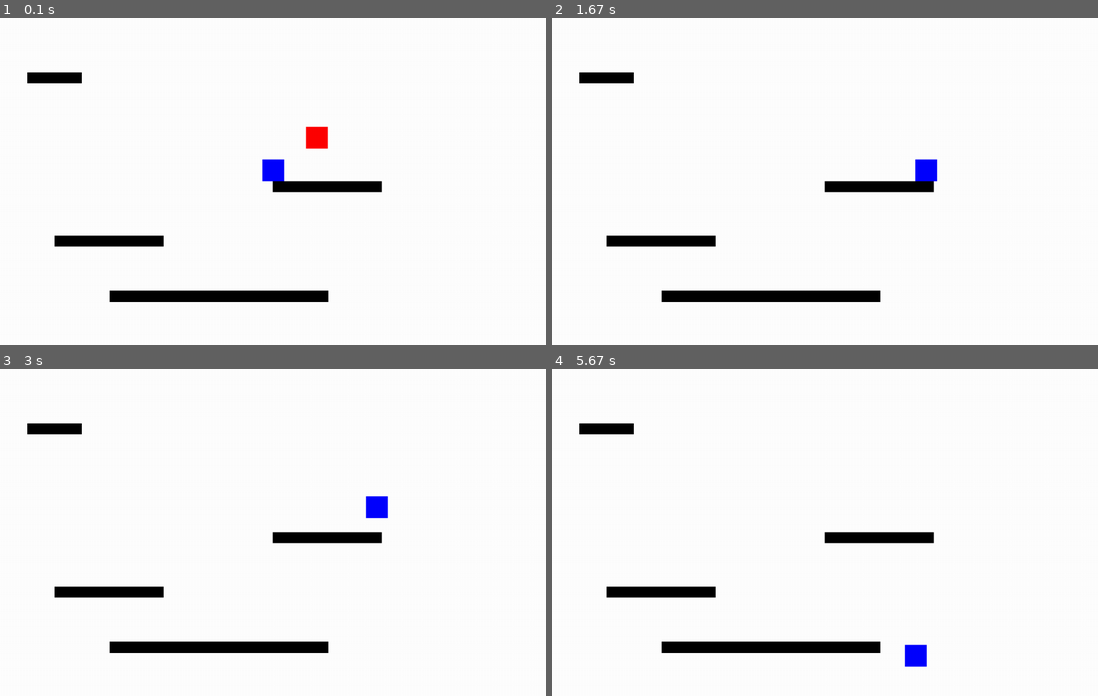
Above: before the commit, frames 1-4 (two rows, left to right).
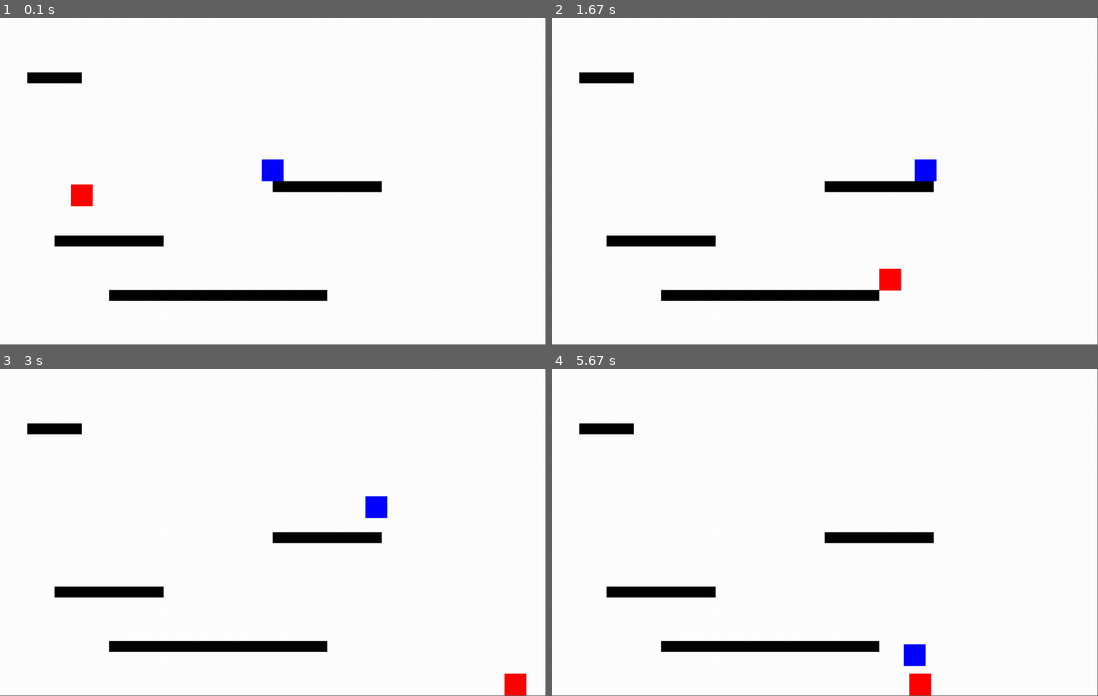
Above: after the commit, the same moments.

Repository: Deadpooldomlno/projet_pygame
Game: pygame game, started from projet v2/main.py
Same seed, same stepped clock (60 frames per second), same inputs: the game is played once before the commit and once after it.
Inputs:
- Up to frame 1 (0.1 s): no input
- Up to frame 2 (1.67 s): hold Right 0.33-0.8 s; hold Right 0.83-1.3 s; tap Space at 0.9, 1.2, 1.4 s; hold Left from 1.33 s (still down)
- Up to frame 3 (3 s): tap Space at 1.7, 1.97, 2.27, 2.4, 2.7 s; release Left at 1.87 s; hold Left 1.9-2.3 s; hold Right 2.33-2.97 s
- Up to frame 4 (5.67 s): hold Left 3-3.47 s; tap Space at 3.07, 3.37, 3.57, 3.87, 4.07, 4.37, 4.57, 4.87, 5.13, 5.43, 5.57 s; hold Right 3.5-3.97 s; hold Right 4-4.47 s; hold Left 4.5-5.03 s; hold Left 5.07-5.47 s; hold Right from 5.5 s (still down)
In our replay, the window is 900x540 before the commit and 899x539 after it. These sizes can differ from the game's own. Grey fills any space a smaller window leaves; there, only what the larger window draws over its background counts as a difference.

The runs differ from the first frame. In frame 1, 0.9% of the frame differs, in the area x 12-61%, y 33-87%; in frame 2, 0.6%; in frame 3, 0.6%; in frame 4, 0.7%.

Commit message:
Add files via upload

Diff:
--- a/projet v2/ennemy.py
+++ b/projet v2/ennemy.py
@@ -3,46 +3,87 @@
 
 class Ennemy:
 
-    def __init__(self,game,x,y,d):
+    def __init__(self,game,x1,x2,y):
         self.game = game
         self.surf = pygame.Surface((40,40))
         self.surf.fill((255,0,0))
         self.rect = self.surf.get_rect()
-        self.rect.x = x
+        self.rect.x = x1
         self.rect.y = y
-        self.d = d
-        self.depart_x = x
-        self.depart_y = y
-        self.pv = 100
-        self.damage = 25
+
+        self.x1 = x1
+        self.x2 = x2
+
         self.vx = 0
         self.vy = 0
-        self.vitesse_deplacement  = 5
-        self.direction = 1
+        self.vitesse_deplacement = 5
 
-    def update(self,d):
+    def deplacer_gauche(self):
+        self.vx = -self.vitesse_deplacement
+
+    def deplacer_droite(self):
+        self.vx = self.vitesse_deplacement
+
+    def degat(self):
+        pass
+
+    def update(self,plateformes,players):
+        if self.rect.x <= self.x2:
+            self.deplacer_droite()
+        #if self.rect.x >= self.x1:
+            #self.deplacer_gauche()
+
+
         self.vy += self.game.gravite
         self.vy = min(self.vy, self.game.vitesse_max_chute)
 
         self.rect.x += self.vx
 
-        if self.rect.x < self.rect.x + self.d:
-            self.vx += self.vitesse_deplacement
-        else:
-            self.direction = -self.direction
+        #detection horizontale ennemi - plateforme
+        for plateforme in plateformes:
+            if self.rect.colliderect(plateforme):
+                if self.vx > 0:
+                    self.rect.right = plateforme.left
+                    self.deplacer_gauche()
+                elif self.vx < 0:
+                    self.rect.left = plateforme.right
+                    self.deplacer_droite()
 
-        if self.rect.x > self.depart_x:
-            self.vx += self.vitesse_deplacement
-        else:
-            self.direction = -self.direction
+        if self.rect.left < 0:
+            self.rect.left = 0
+            self.deplacer_droite()
+        elif self.rect.right > self.game.w:
+            self.rect.right = self.game.w
+            self.deplacer_gauche()
 
+        self.rect.y += self.vy
 
-        """
-        self.vx += self.vitesse_deplacement * self.direction
-        if self.direction<0:
-            if self.rect.x <= self.depart_x:
-                self.direction = -self.direction
-        else:
-            if self.rect.x >= self.rect.x+d:
-                self.direction = -self.direction
-        """
+        rect_test = self.rect.copy()
+        rect_test.y += 1
+
+        #detection verticale ennemi - plateforme
+        for plateforme in plateformes:
+            if self.rect.colliderect(plateforme) or rect_test.colliderect(plateforme):
+                if self.vy > 0:
+                    self.rect.bottom = plateforme.top
+                    self.vy = 0
+                elif self.vy < 0:
+                    self.rect.top = plateforme.bottom
+                    self.vy = self.game.gravite +2
+
+        if self.rect.bottom +1 > self.game.h:
+            self.rect.bottom = self.game.h
+            self.vy = 0
+        elif self.rect.top < 0:
+            self.rect.top = 0
+            self.vy = self.game.gravite +2
+
+        #detection horizontale ennemi - joueur
+        for player in players:
+            if self.rect.colliderect(player):
+                if self.vx > 0:
+                    self.rect.right = player.left
+                elif self.vx < 0:
+                    self.rect.left = player.right
+
+            self.degat()
--- a/projet v2/game.py
+++ b/projet v2/game.py
@@ -6,10 +6,10 @@
 class Game:
 
     def __init__(self):
-        self.w = 1001
-        self.h = 601
+        self.w = 1000
+        self.h = 600
         self.gravite = 0.5
         self.vitesse_max_chute = 12
 
         self.player = Player(self)
-        self.ennemy = Ennemy(self,self.w/2,self.h/3, 15)
+        self.ennemy = Ennemy(self,110,390,300)
--- a/projet v2/main.py
+++ b/projet v2/main.py
@@ -3,13 +3,18 @@
 pygame.init()
 
 plateformes = [
-    pygame.Rect(201, 501, 401, 21),
+    pygame.Rect(200, 500, 400, 20),
     pygame.Rect(100, 400, 200, 20),
     pygame.Rect(500, 300, 200, 20),
     pygame.Rect(50, 100, 100, 20)
 ]
 
 game = Game()
+
+ennemies = []
+ennemies.append(game.ennemy.rect)
+players=[]
+players.append(game.player.rect)
 
 screen = pygame.display.set_mode((game.w, game.h))
 pygame.display.set_caption('ninja v2')
@@ -40,16 +45,13 @@
 
     screen.fill((255,255,255))
     screen.blit(game.player.surf, game.player.rect)
-    game.player.update(plateformes)
+    game.player.update(plateformes,ennemies)
 
     screen.blit(game.ennemy.surf, game.ennemy.rect)
-    game.ennemy.update(game.ennemy.d)
+    game.ennemy.update(plateformes, players)
 
     for plateforme in plateformes:
         pygame.draw.rect(screen, (0,0,0), plateforme)
 
-    print(game.player.peut_sauter)
-    #print(game.player.vx, game.player.vy)
-
     pygame.display.update()
 pygame.quit()
--- a/projet v2/player.py
+++ b/projet v2/player.py
@@ -31,18 +31,20 @@
         if self.peut_sauter:
             self.vy = self.force_saut
 
-    def update(self, plateformes):
+    def update(self,plateformes,ennemies):
         self.vy += self.game.gravite
         self.vy = min(self.vy, self.game.vitesse_max_chute)
 
         self.rect.x += self.vx
 
+        #detection horizontale joueur - plateforme
         for plateforme in plateformes:
             if self.rect.colliderect(plateforme):
                 if self.vx > 0:
                     self.rect.right = plateforme.left
                 elif self.vx < 0:
                     self.rect.left = plateforme.right
+                self.arreter()
 
         if self.rect.left < 0:
             self.rect.left = 0
@@ -55,8 +57,12 @@
 
         self.peut_sauter = False
 
+        rect_test = self.rect.copy()
+        rect_test.y += 1
+
+        #detection verticale joueur - plateforme
         for plateforme in plateformes:
-            if self.rect.colliderect(plateforme):
+            if self.rect.colliderect(plateforme) or rect_test.colliderect(plateforme):
                 if self.vy > 0:
                     self.rect.bottom = plateforme.top
                     self.vy = 0
@@ -65,10 +71,26 @@
                     self.rect.top = plateforme.bottom
                     self.vy = self.game.gravite +2
 
-        if self.rect.bottom >= self.game.h:
+        if self.rect.bottom +1 > self.game.h:
             self.rect.bottom = self.game.h
             self.vy = 0
             self.peut_sauter = True
         elif self.rect.top < 0:
             self.rect.top = 0
             self.vy = self.game.gravite +2
+
+        #detection horizontale joueur - ennemi
+        for ennemy in ennemies:
+            if self.rect.colliderect(ennemy):
+                if self.vx > 0:
+                    self.rect.right = ennemy.left
+                elif self.vx < 0:
+                    self.rect.left = ennemy.right
+
+        #detection verticale joueur - ennemi
+        for ennemy in ennemies:
+            if self.rect.colliderect(ennemy) or rect_test.colliderect(ennemy):
+                if self.vy > 0:
+                    self.vy = 0
+                    self.peut_sauter = True
+                    self.sauter()
